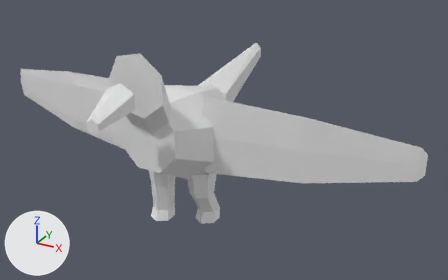
The OBJ model data/animals/pombo/walk/4.obj as it was, and as the next commit left it.
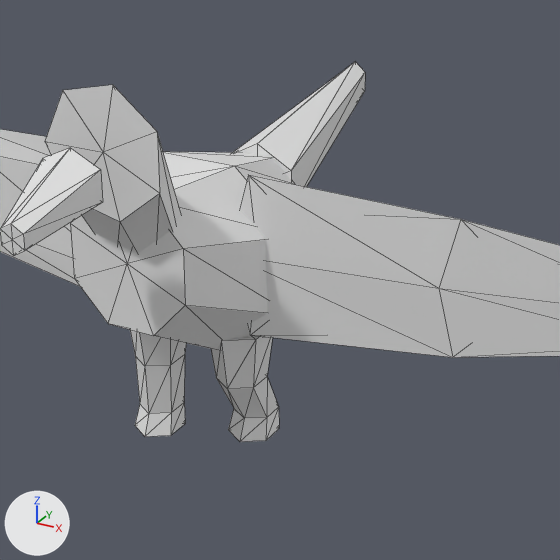
Each version is shown whole from a 50 mm lens placed at (0.568, -0.87, 0.621), pointed at (0.058, 0.058, 0.158), then close up on the part from 19% to 79% of the width and 5% to 100% of the height. The axes (+X, +Y, +Z) are drawn at lower left. The lights are the same throughout. The first two pictures are the older version. The close-ups show mesh edges as thin lines. Where no turn or scale is listed for an object, it has been applied to the vertices.

In view in the first close-up: 'pombo_walk_4'.
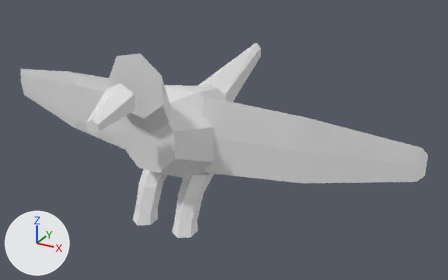
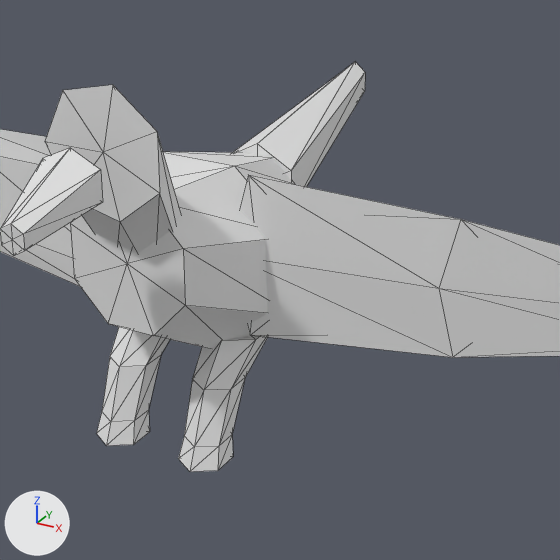
The newer file is also turned or shifted as a whole; pictures and numbers use the older file's frame.

Changed parts and their boxes [x1, y1, x2, y2] in the close-ups (560 x 560 px; the box of a moved part takes in the faces that stretch with it):
'pombo_walk_4', reshaped: before [0, 62, 560, 442]; after [0, 62, 560, 472]
part 1 of me_pombo_walk_4, moved or reshaped: before [228, 407, 279, 442]; after [178, 435, 233, 472]
part 2 of me_pombo_walk_4, moved or reshaped: before [135, 403, 185, 437]; after [97, 410, 150, 446]
part 3 of me_pombo_walk_4, moved or reshaped: before [130, 330, 279, 418]; after [102, 327, 267, 447]

Patch to the scene script:
```diff
--- a/data/animals/pombo/walk/4.obj.py
+++ b/data/animals/pombo/walk/4.obj.py
@@ me_pombo_walk_4 @@
 # used by ob_pombo_walk_4; location = (0.0, 0.0, 0.0)
-me_pombo_walk_4.from_pydata(...)  # 156 vertices, 280 faces; spans x -0.428..0.426, y -0.232..0.306, z 0.0..0.362
+me_pombo_walk_4.from_pydata(...)  # 156 vertices, 280 faces; spans x -0.428..0.426, y -0.232..0.306, z 0.021..0.362
+# me_pombo_walk_4 part 1: all 13 vertices in x 0.023..0.063, y -0.005..0.047, z 0.007..0.027 are moved by (0.0, -0.082, 0.014)
+# me_pombo_walk_4 part 2: all 13 vertices in x -0.063..-0.023, y -0.03..0.022, z 0.0..0.02 are moved by (0.0, -0.057, 0.021)
+# me_pombo_walk_4 part 3: all 12 vertices in x -0.062..0.062, y -0.024..0.024, z 0.07 are moved by (0.0, -0.038, 0.017)
```
